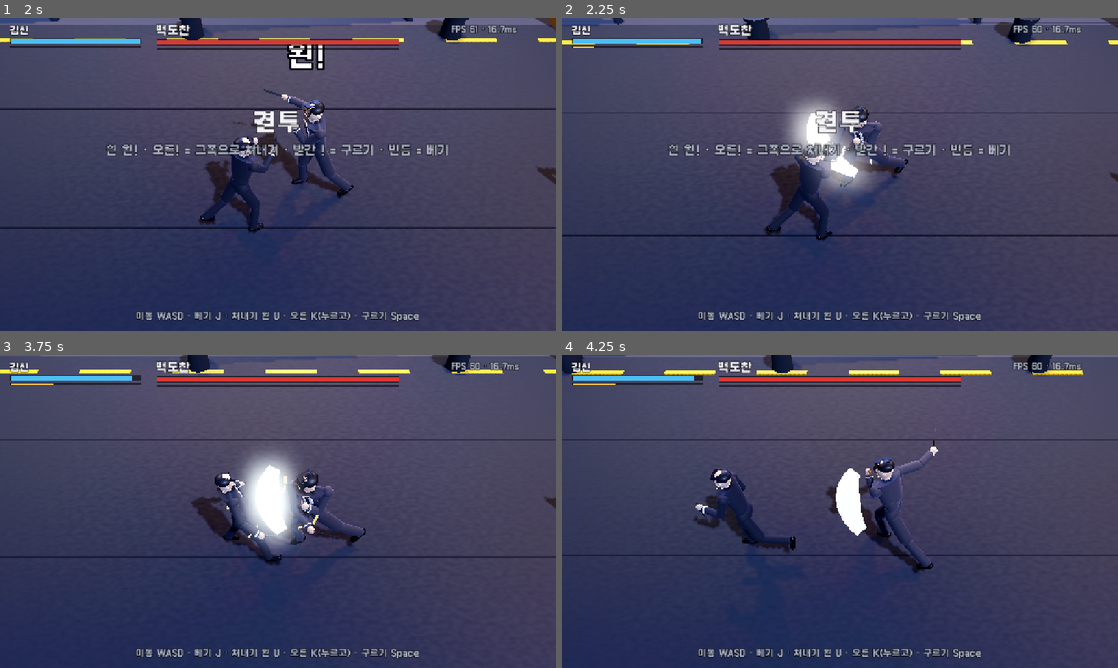
Above: before the commit, frames 1-4 (two rows, left to right).
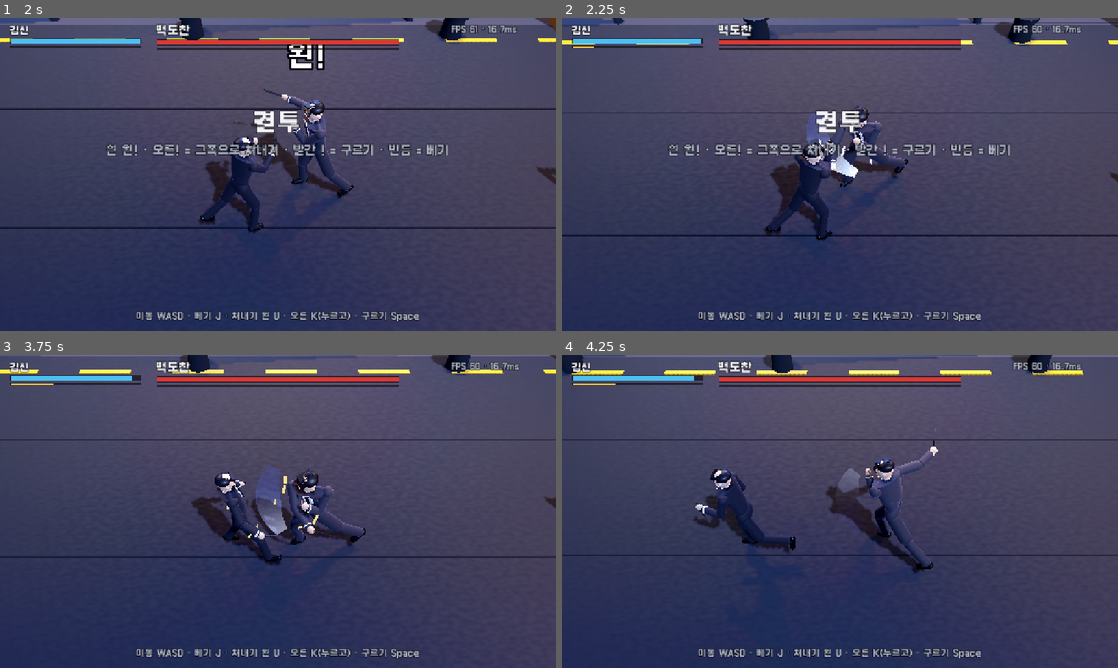
Above: after the commit, the same moments.

Repository: hipiboy7/castle_M3D
Game: Godot game, scene res://main.tscn
Same seed, same stepped clock (60 frames per second), same inputs: the game is played once before the commit and once after it.
Inputs (mouse positions are in pixels of both pictures, inside the frame that each line leads up to):
- Up to frame 1 (2 s): move the mouse to (400, 158) at 0.52 s; hold D (right) 0.53-1.25 s; tap J (attack) at 0.6 s; click (400, 158) at 0.67 s; drag from (166, 190) to (250, 237) at 1.27 s
- Up to frame 2 (2.25 s): move the mouse to (895, 105) at 2.02 s; hold D (right) from 2.03 s (still down); hold K (parry_r) from 2.03 s (still down)
- Up to frame 3 (3.75 s): release D (right) at 2.75 s; release K (parry_r) at 2.75 s; drag from (250, 574) to (111, 464) at 2.77 s; move the mouse to (444, 558) at 3.52 s; hold A (left) from 3.53 s (still down); tap Z at 3.6 s
- Up to frame 4 (4.25 s): keep holding A (left)

Frame 1 is identical in both runs. In frame 2, 2.6% of the frame differs, in the area x 40-56%, y 25-57%; in frame 3, 3.2%, in the area x 42-55%, y 30-63%; in frame 4, 0.7%.

Commit message:
칼 궤적을 색으로 어둡게(더하기 섞기에서 투명도가 안 먹음, T-5) · 에뮬레이터 띄우기 전 가로 고정(T-6), 테스트결과서 4.4 · run #5 스크린샷
Co-Authored-By: Claude Opus 5.5 <noreply@anthropic.com>

Diff:
--- a/src/view/fx3d.gd
+++ b/src/view/fx3d.gd
@@ -3,7 +3,7 @@
 ## main.gd 가 combat/world.gd 신호(hit · parry · block · finish · dodge · feint)와 공격 시작을 보고 부른다.
 ## 연출은 판정과 따로라(전용 난수) 결투 결과에 영향이 없다.
 
-var _items: Array = []            # [노드, 남은 시간, 처음 시간, 재질 또는 빛, 처음 밝기 · 투명도]
+var _items: Array = []            # [노드, 남은 시간, 처음 시간, 재질 또는 빛, 처음 밝기 · 색]
 var rng := RandomNumberGenerator.new()
 
 
@@ -20,9 +20,7 @@
 		if thing is OmniLight3D:
 			thing.light_energy = float(it[4]) * k * k
 		elif thing is StandardMaterial3D:
-			var c: Color = thing.albedo_color
-			c.a = float(it[4]) * k                     # 처음 투명도에서 줄인다 (1 로 덮으면 반투명 궤적이 흰 판이 된다)
-			thing.albedo_color = c
+			thing.albedo_color = it[4] * k               # 처음 색에서 어둡게 — 더하기 섞기라 검정이 투명이다
 		if it[1] <= 0.0:
 			it[0].queue_free()
 			_items.remove_at(i)
@@ -36,7 +34,7 @@
 	m.cull_mode = BaseMaterial3D.CULL_DISABLED
 	m.vertex_color_use_as_albedo = true
 	m.no_depth_test = false
-	m.albedo_color = col
+	m.albedo_color = Color(col.r * col.a, col.g * col.a, col.b * col.a, col.a)   # 투명도를 색에 미리 곱한다
 	return m
 
 
@@ -89,7 +87,8 @@
 		var a := deg_to_rad(lerpf(a0, a1, u))
 		var d := Vector3(-sin(a), 0, -cos(a))
 		var w := 0.28 + 0.22 * sin(u * PI)               # 띠 폭: 바깥 가장자리에서 안쪽 반지름까지의 28 ~ 50 %
-		var c := Color(1, 1, 1, u * u * 0.55)
+		var v := u * u * 0.55                            # 더하기 섞기: 투명도에 기대지 않고 색을 어둡게 한다(run #4 · #5 에서 투명도만으로는 흰 판, T-5)
+		var c := Color(v, v, v, v)
 		im.surface_set_color(c)
 		im.surface_add_vertex(d * lerpf(r_out, r_in, w) + Vector3(0, h - 0.04 * u, 0))
 		im.surface_set_color(c)
@@ -110,7 +109,8 @@
 	var b2 := Vector3(0, h - w, -r0)
 	for tri in [[a, b, c], [a2, b2, c]]:
 		for k in 3:
-			im.surface_set_color(Color(1, 1, 1, 0.25 if k < 2 else 1.0))
+			var v := 0.25 if k < 2 else 1.0
+			im.surface_set_color(Color(v, v, v, v))
 			im.surface_add_vertex(tri[k])
 	im.surface_end()
 	_place(im, m, at, yaw, life)
@@ -123,7 +123,7 @@
 	mi.position = at
 	mi.rotation.y = yaw
 	add_child(mi)
-	_items.append([mi, life, life, m, m.albedo_color.a])
+	_items.append([mi, life, life, m, m.albedo_color])
 
 
 ## 기술 모양별 궤적 (Move.shape) — 공격 판정이 시작되는 프레임에 부른다
Binary file added: docs/screenshots/P1/run5_phone_0900_floor_arc.png
Not shown, changed: docs/P1_테스트결과서_3D초안.md
Not shown, changed: docs/트러블슈팅.md
Not shown, added: emulator
Not shown, changed: scripts/emu_check.sh
